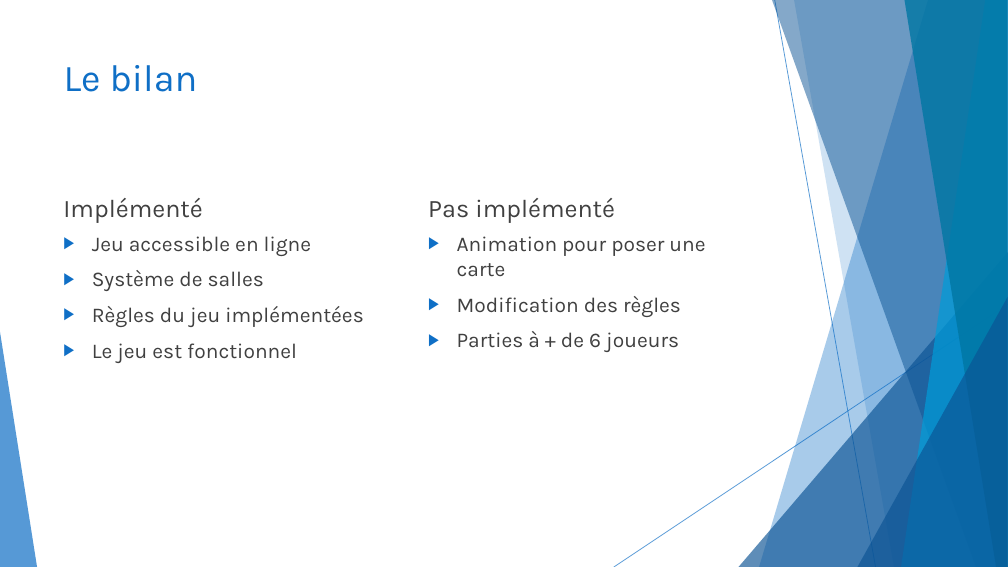
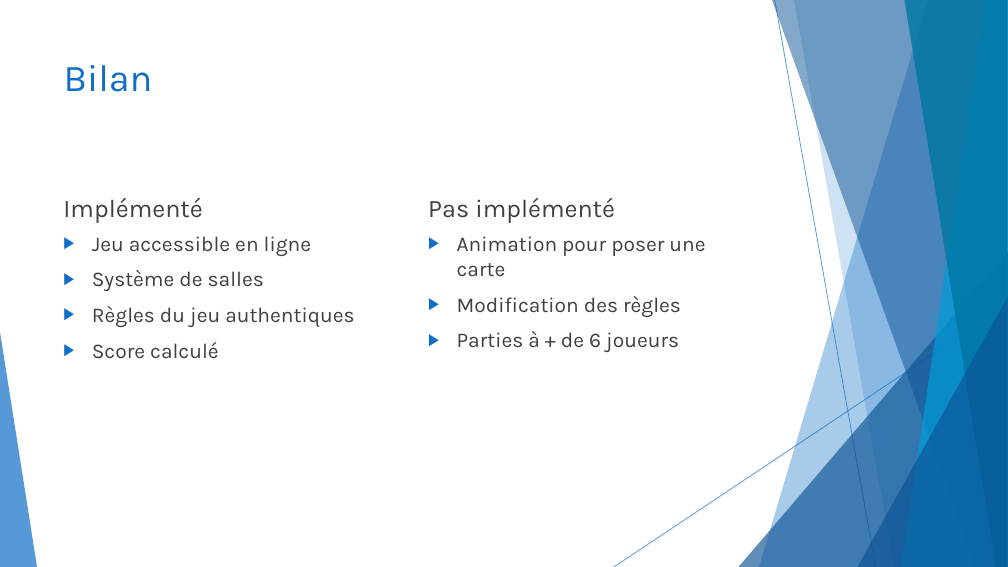
Before and after one commit to CeKonVeu/KingSkullClassicOnline, a slide deck: slide 8 of doc/King Skull Classic Online.pptx. Drawn at 1008x567 pixels with LibreOffice and Linux fonts; fonts in the diff are those of the drawing. Boxes give left, top, right and bottom in pixels: in the first picture for what was removed or moved away, otherwise in the second. Text is boxed around its words. In the diff, an @@ line names an element or a change of style, - is before the commit and + after.

```diff
--- a/doc/King Skull Classic Online.pptx
+++ b/doc/King Skull Classic Online.pptx
@@ title at [64,65,153,92]: text changed @@
-Le bilan
+Bilan
@@ text at [92,306,354,358]: text changed @@
-▶ Règles du jeu implémentées
-▶ Le jeu est fonctionnel
+▶ Règles du jeu authentiques
+▶ Score calculé
```
Also in this commit, not shown: 8 other slides changed, 2 slides added, 1 slide removed.
